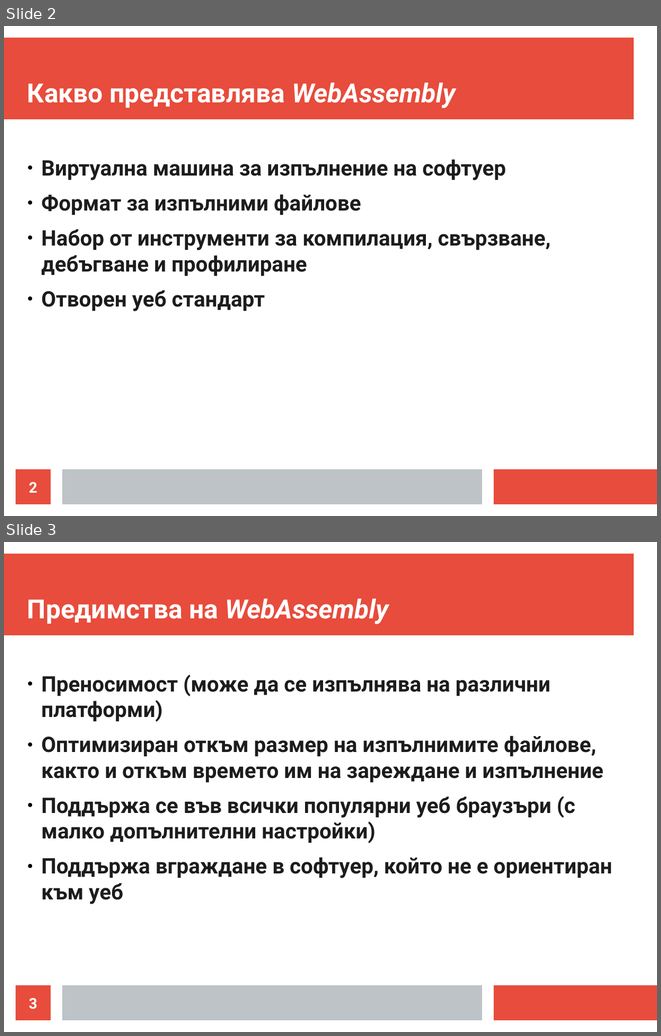
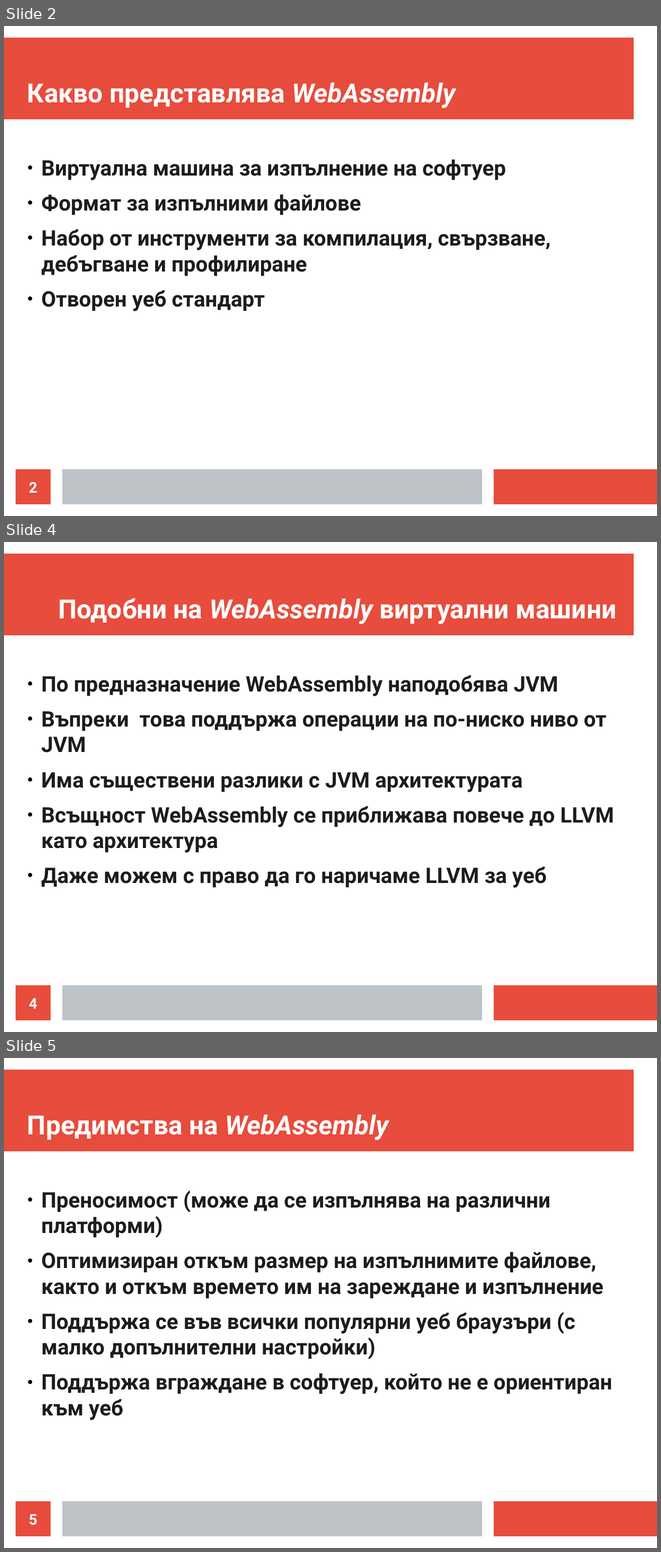
Before and after one commit to rgeorgiev583/www-referat, a slide deck: presentation/81030_presentation.odp. Shown one above the other, each under a label of ours: slides 2 and 3 before the commit, slides 2, 4 and 5 after it; the slides between them are not shown. The pictures are 661x1036 and 661x1552 pixels, drawn with LibreOffice and Linux fonts; fonts in the diff are those of the drawing. Boxes give left, top, right and bottom in pixels: in the first picture for what was removed or moved away, otherwise in the second. Text is boxed around its words. In the diff, an @@ line names an element or a change of style, - is before the commit and + after.

Commit message:
amended presentation with `What WebAssembly is NOT` slide and made some corrections to the other slides

```diff
--- a/presentation/81030_presentation.odp
+++ b/presentation/81030_presentation.odp
@@ slide 4 added at (4,542,657,1032), background #FFFFFF; not listed: 3 template elements that a slide beside it also shows @@
@@ title added at (58,598,617,624), 32 pt, text #FFFFFF, bold @@
+Подобни на WebAssembly виртуални машини
@@ text added at (41,675,614,888), 26 pt, text #1C1C1C, bold @@
+● По предназначение WebAssembly наподобява JVM
+● Въпреки това поддържа операции на по-ниско ниво от JVM
+● Има съществени разлики с JVM архитектурата
+● Всъщност WebAssembly се приближава повече до LLVM като архитектура
+● Даже можем с право да го наричаме LLVM за уеб
@@ page number added at (16,985,51,1020), fill #E74C3C, 18 pt, text #FFFFFF, bold @@
+4
@@ what was slide 3 is now slide 5 @@
@@ page number at (29,1514,37,1525): text changed @@
-3
+5
```
Also in this commit, not shown: 1 slide changed, 1 other slide added.
